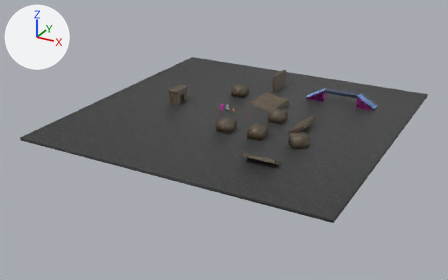
A saved change to the Blender file blender/step12nav.blend.
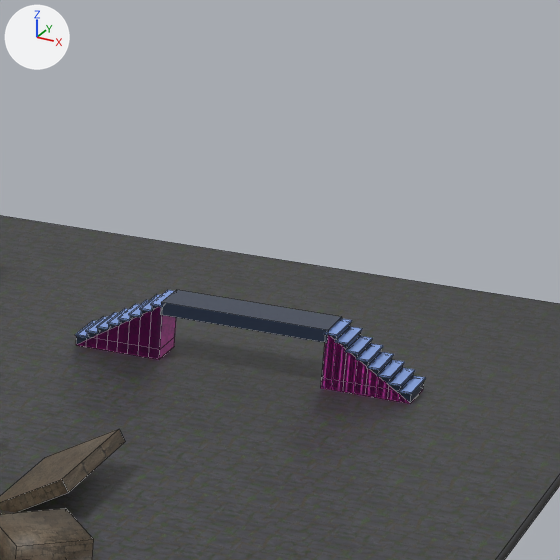
There are two pictures of each version: one whole from a camera (50 mm lens) standing at (88.1, -172.4, 75.3) and looking at (-3.1, -6.7, -7.6), one close up on the part from 65% to 90% of the width and 10% to 51% of the height. Lighting does not change. The marker at upper left points along +X, +Y and +Z. The close-ups show mesh edges as thin lines. Objects named as collision shapes, trigger or cutter boxes, shadow casters or lower levels of detail are left out.

The scene before the commit, as lines of its bpy script (objects in view):
```python
ob_stairs = bpy.data.objects.new('stairs', me_cube_002)
ob_stairs.location = (16.55, 25.56, 2.05)
ob_stairs.rotation_euler = (0.0, 0.0, -1.571)  # degrees (0, 0, -90)
ob_stairs_001 = bpy.data.objects.new('stairs.001', me_cube_002)
ob_stairs_001.location = (34.73, 25.56, 2.05)
ob_stairs_001.rotation_euler = (0.0, 0.0, 1.571)  # degrees (0, 0, 90)
ob_stairsproxy = bpy.data.objects.new('stairsProxy', me_cube_003)
ob_stairsproxy.location = (16.55, 25.56, 2.05)
ob_stairsproxy.rotation_euler = (0.0, 0.0, -1.571)  # degrees (0, 0, -90)
ob_stairsproxy_001 = bpy.data.objects.new('stairsProxy.001', me_cube_003)
ob_stairsproxy_001.location = (34.73, 25.56, 2.05)
ob_stairsproxy_001.rotation_euler = (0.0, 0.0, 1.571)  # degrees (0, 0, 90)
ob_walkway = bpy.data.objects.new('walkway', me_cube_008)
ob_walkway.location = (0.0, 0.0, 3.87)
ob_wall_001 = bpy.data.objects.new('wall.001', me_cube)
ob_wall_001.location = (22.18, -1.79, 0.89)
ob_wall_001.rotation_euler = (0.0, 1.036, 0.0)  # degrees (0, 59, 0)
# also in view: 'brickcube.004' at (26.6, -14.8, 1.6); 'groundbox' at (0.0, 0.0, -0.5)
```
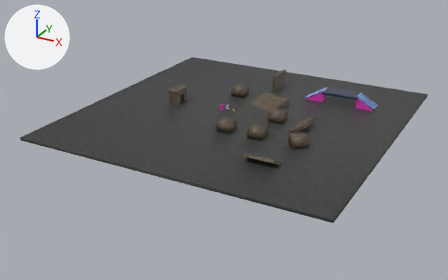
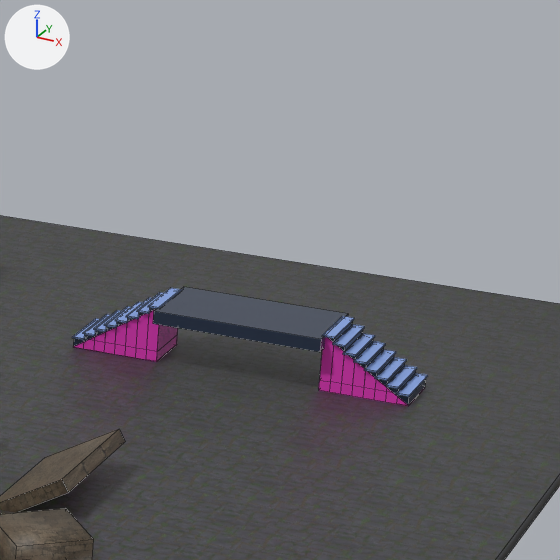
Where the change shows, as pixel boxes (x1, y1, x2, y2) in the close-ups (560 x 560 px; the box of a moved part takes in the faces that stretch with it):
'walkway', mesh rescaled, moved (7% wider, 22% taller)
    before: (160, 290, 342, 343)
    after: (153, 287, 348, 352)
'stairs.001', mesh rescaled (7% taller)
    before: (321, 319, 426, 403)
    after: (322, 316, 428, 406)
'stairsProxy', mesh rescaled
    before: (76, 307, 176, 360)
    after: (74, 309, 178, 362)
'stairsProxy.001', mesh rescaled
    before: (321, 335, 423, 404)
    after: (319, 337, 424, 406)
'stairs', mesh rescaled (9% wider)
    before: (75, 290, 176, 359)
    after: (72, 288, 182, 360)
part 1 of me_cube_002, moved or reshaped
    before: (75, 290, 426, 403)
    after: (72, 288, 428, 406)
part 2 of me_cube_003, moved or reshaped
    before: (76, 307, 423, 404)
    after: (74, 309, 424, 406)

Diff of the bpy script that builds the scene:
```diff
--- a/blender/step12nav.blend.py
+++ b/blender/step12nav.blend.py
@@ me_cube_002 @@
 me_cube_002.from_pydata(...)  # 132 vertices, 114 faces; spans x -1.71..1.71, y -3.21..3.21, z -2.01..2.09
 # used by ob_stairs; location = (16.55, 25.56, 2.05); rotation_euler = (0.0, 0.0, -1.571), in degrees (0, 0, -90)
+# me_cube_002 part 1: the whole mesh is scaled about its middle by (1.32, 1, 1)
 me_cube_002.materials.append(mat_stairs)
@@ me_cube_003 @@
 me_cube_003.from_pydata(...)  # 8 vertices, 6 faces; spans x -1.54..1.54, y -3.16..3.16, z -2.03..2.09
 # used by ob_stairsproxy; location = (16.55, 25.56, 2.05); rotation_euler = (0.0, 0.0, -1.571), in degrees (0, 0, -90)
+# me_cube_003 part 2: the whole mesh is scaled about its middle by (1.33, 1, 1)
 me_cube_003.materials.append(mat_proxy)
@@ me_cube_008 @@
 me_cube_008.from_pydata(...)  # 8 vertices, 6 faces; spans x 19.59..31.72, y 23.98..27.1, z -0.49..0.45
 # used by ob_walkway; location = (0.0, 0.0, 3.87)
+# me_cube_008 part 3: the whole mesh is scaled about its middle by (1, 1.94, 1), then moved by (-25.66, -25.54, 0.02)
 me_cube_008.materials.append(mat_stairs)
@@ ob_walkway @@
 ob_walkway = bpy.data.objects.new('walkway', me_cube_008)
-ob_walkway.location = (0.0, 0.0, 3.87)
+ob_walkway.location = (25.66, 25.54, 3.64)
```
